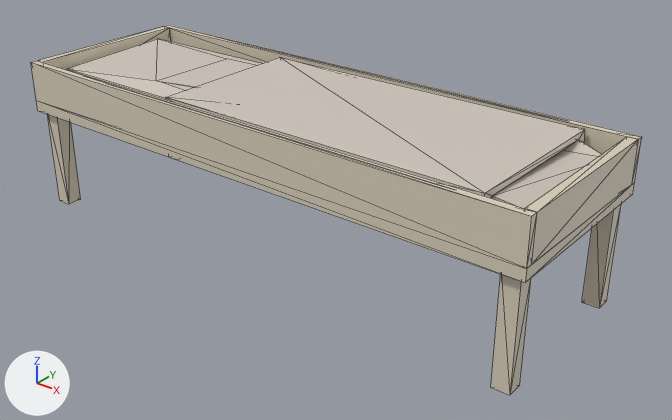
An edit to the glTF model s2/models/train_interior/open_bunk_lower.glb, drawn before and after from the same camera.
Camera for both pictures: a 50 mm camera at (1.646, -1.907, 1.339) aimed at (0.103, 0.022, 0.143). The lights are fixed; the arrows at lower left show +X, +Y and +Z. The older version comes first. Mesh edges are drawn as thin lines. Vertices at exactly the same position are counted once.

The older version as bpy lines, for what is in view:
```python
me_open_bunk_lower = bpy.data.meshes.new('open_bunk_lower')
me_open_bunk_lower.from_pydata(...)  # 89 vertices, 154 faces; spans x -0.88..0.88, y -0.29..0.29, z 0.0..0.48
me_open_bunk_lower.materials.append(mat_defaultmaterial)
ob_open_bunk_lower = bpy.data.objects.new('open_bunk_lower', me_open_bunk_lower)
ob_open_bunk_lower.location = (0.0, 0.0, 0.0)
```
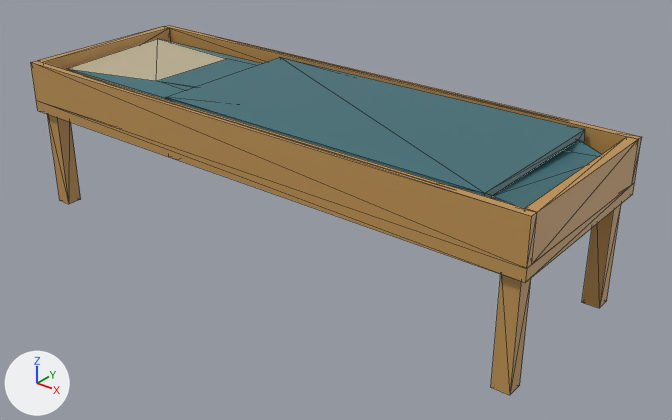
The change, as a diff of the scene's bpy script:
```diff
--- a/s2/models/train_interior/open_bunk_lower.glb.py
+++ b/s2/models/train_interior/open_bunk_lower.glb.py
@@ me_open_bunk_lower @@
 me_open_bunk_lower.from_pydata(...)  # 89 vertices, 154 faces; spans x -0.88..0.88, y -0.29..0.29, z 0.0..0.48
 # used by ob_open_bunk_lower; location = (0.0, 0.0, 0.0)
+# me_open_bunk_lower part 1: 115 faces centred in x -0.88..0.88, y -0.29..0.29, z 0.0..0.48 are repainted in the vertex colours; the middle colour goes from pale yellow #dad0bc to orange #c09454
+# me_open_bunk_lower part 2: 39 faces centred in x -0.31..0.8, y -0.26..0.25, z 0.39..0.48 are repainted in the vertex colours; the middle colour goes from pale yellow #d1c8bd to dark cyan #3d6e76
 me_open_bunk_lower.materials.append(mat_defaultmaterial)
```

Where the change shows, as pixel boxes (x1, y1, x2, y2) in the pictures (672 x 420 px):
part 1 of me_open_bunk_lower, recoloured (pale yellow to orange)
    both: (31, 25, 642, 395)
part 2 of me_open_bunk_lower, recoloured (pale yellow to dark cyan)
    both: (68, 39, 601, 208)
